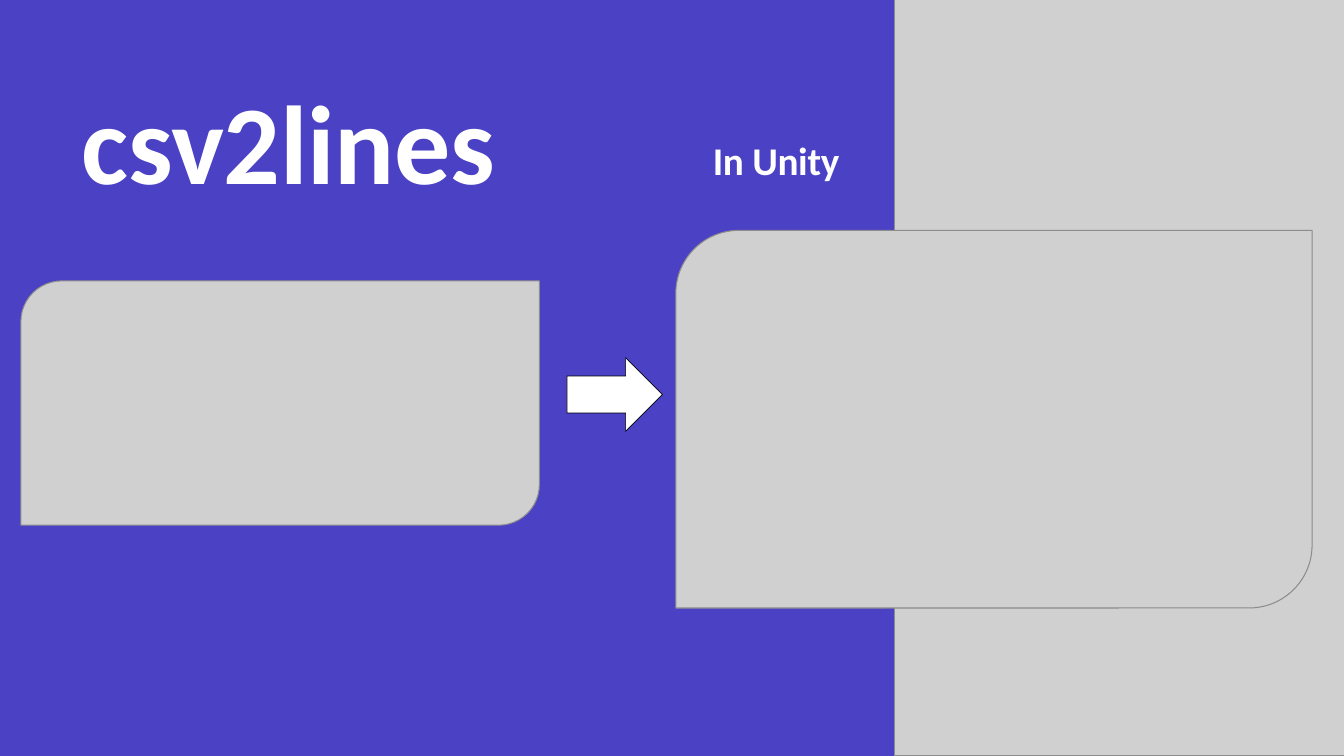
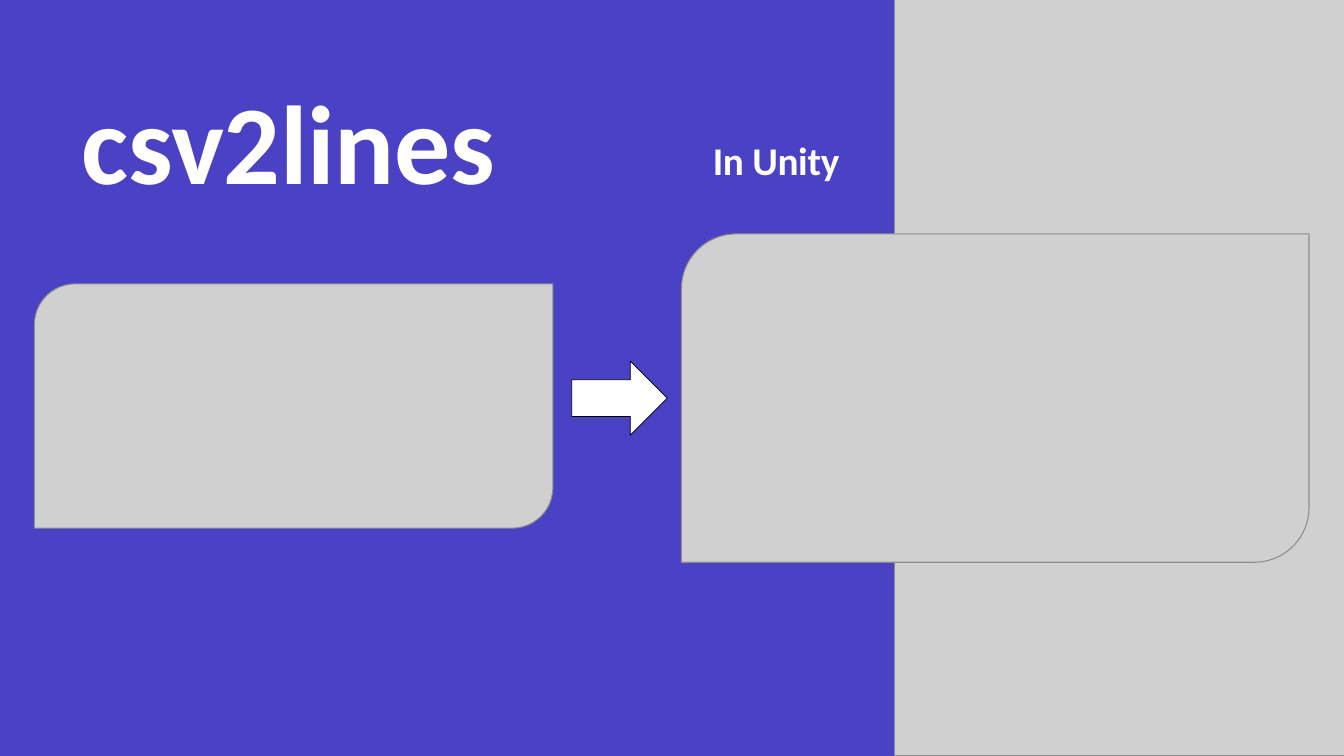
Before and after one commit to Circaevum/csv2lines, a slide deck: slide 1 of Slides/csv2lines.pptx. Drawn at 1344x756 pixels with LibreOffice and Linux fonts; fonts in the diff are those of the drawing; grey boxes stand for pictures; background and template pictures are left out. Boxes give left, top, right and bottom in pixels: in the first picture for what was removed or moved away, otherwise in the second. Text is boxed around its words. In the diff, an @@ line names an element or a change of style, - is before the commit and + after.

```diff
--- a/Slides/csv2lines.pptx
+++ b/Slides/csv2lines.pptx
@@ picture: place and size @@
-picture at (676, 231, 1312, 609)
+picture at (682, 234, 1310, 563)
@@ picture: place and size @@
-picture at (21, 281, 539, 525)
+picture at (34, 284, 553, 528)
@@ right arrow: place and size @@
-right arrow at (568, 358, 663, 432)
+right arrow at (572, 361, 667, 435)
```
Also in this commit, not shown: 1 other slide changed, 2 other files.
